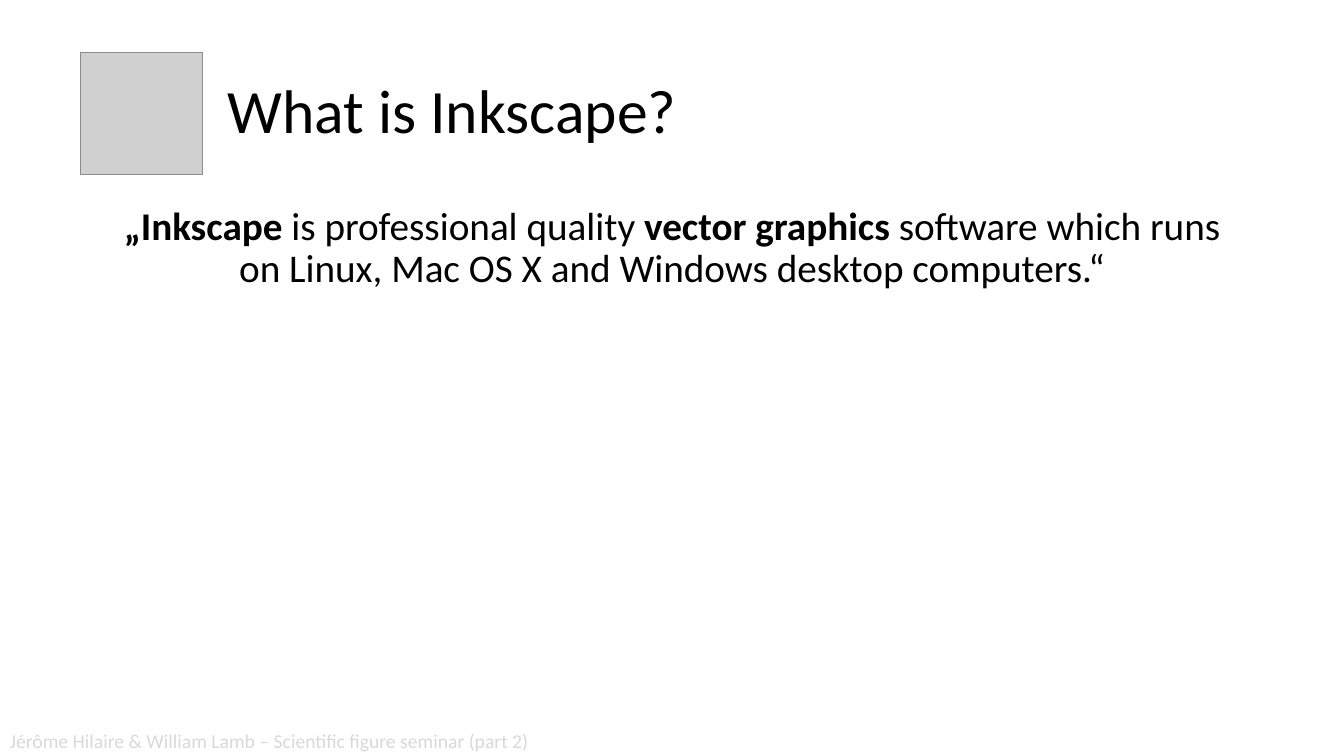
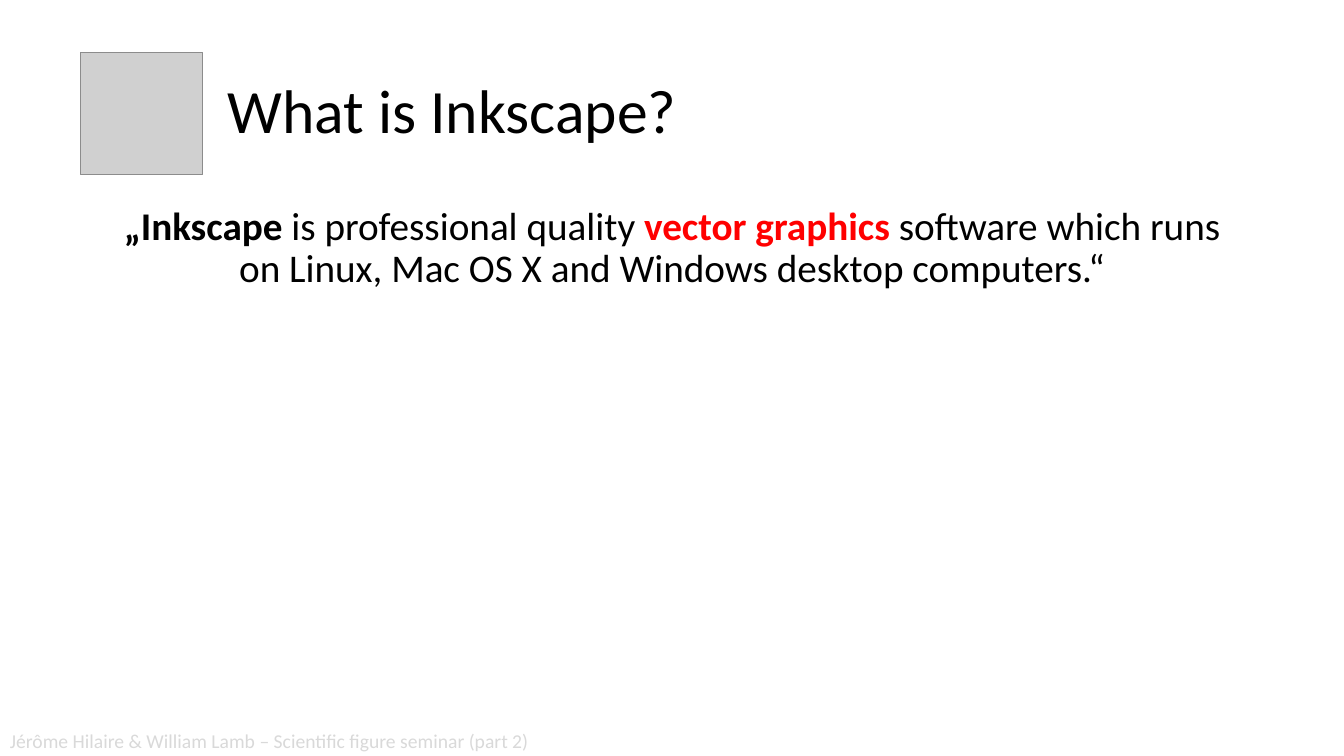
Before and after one commit to mcc-apsis/figures, a slide deck: slide 11 of Resources/Seminar part 2.pptx. Drawn at 1344x756 pixels with LibreOffice and Linux fonts; fonts in the diff are those of the drawing; grey boxes stand for pictures; background and template pictures are left out. Boxes give left, top, right and bottom in pixels: in the first picture for what was removed or moved away, otherwise in the second. Text is boxed around its words. In the diff, an @@ line names an element or a change of style, - is before the commit and + after.

```diff
--- a/Resources/Seminar part 2.pptx
+++ b/Resources/Seminar part 2.pptx
@@ text "„Inkscape is professional quality vector ..." at box(124, 212, 1220, 289): text colour #000000 to #FF0000 in "vector graphics" @@
```
Also in this commit, not shown: 5 other slides changed.
